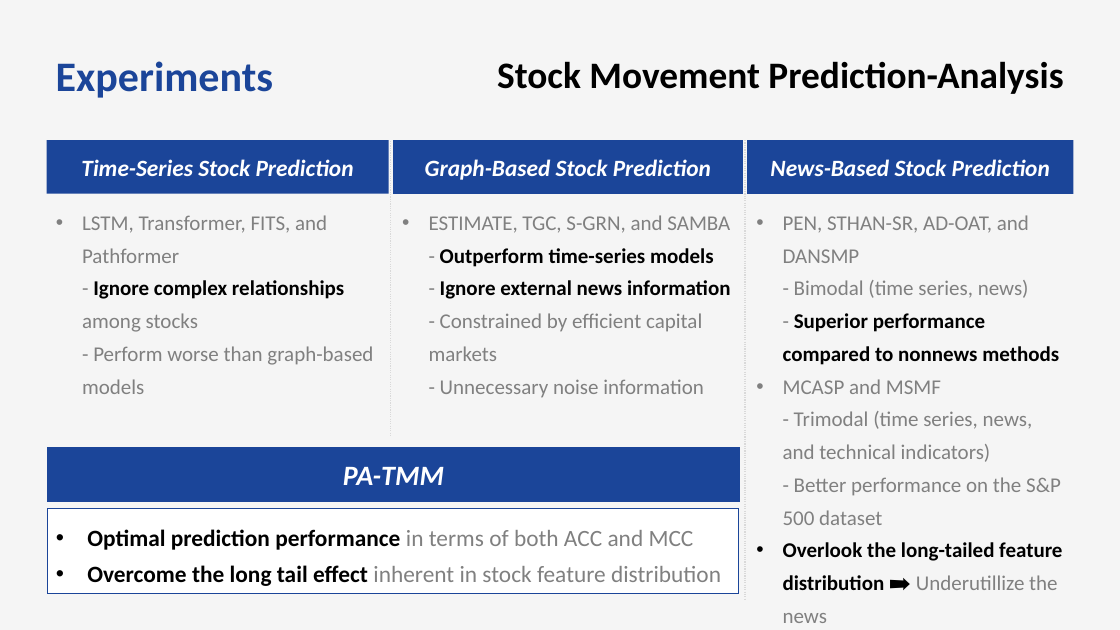
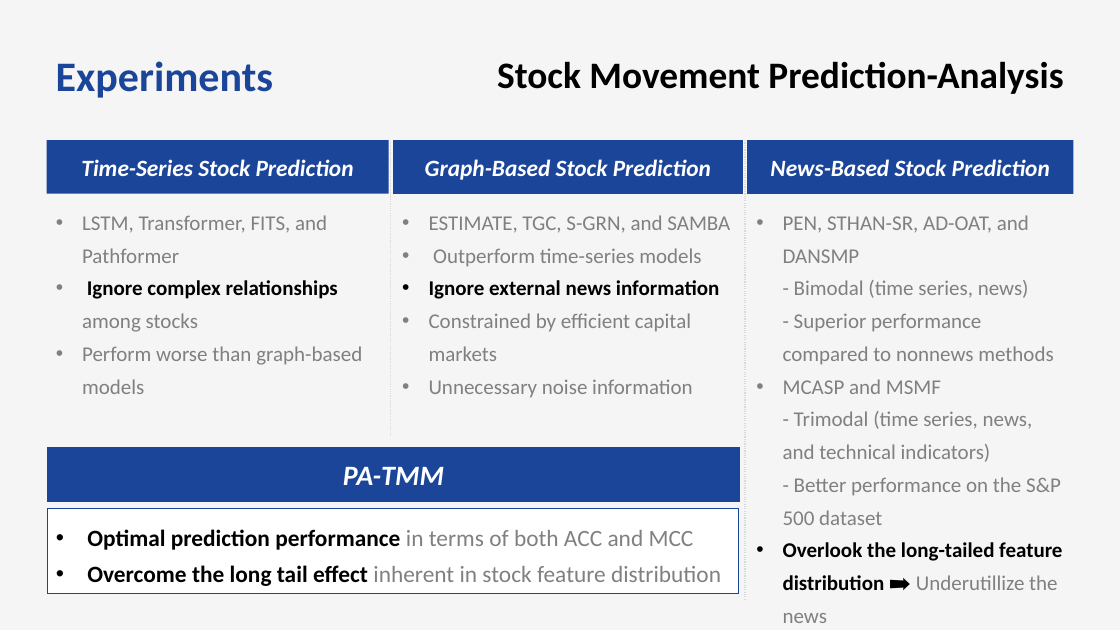
Before and after one commit to bts1991/study, a slide deck: slide 29 of 논문 Review/Others/paper_review.pptx. Drawn at 1120x630 pixels with LibreOffice and Linux fonts; fonts in the diff are those of the drawing. Boxes give left, top, right and bottom in pixels: in the first picture for what was removed or moved away, otherwise in the second. Text is boxed around its words. In the diff, an @@ line names an element or a change of style, - is before the commit and + after.

```diff
--- a/논문 Review/Others/paper_review.pptx
+++ b/논문 Review/Others/paper_review.pptx
@@ text at bbox=[82, 215, 362, 394]: text changed @@
-  • LSTM, Transformer, FITS, and Pathformer
-    - Ignore complex relationships among stocks
-    - Perform worse than graph-based models
+  • LSTM, Transformer, FITS, and Pathformer
+  • Ignore complex relationships among stocks
+  • Perform worse than graph-based models
@@ text at bbox=[429, 215, 730, 398]: text changed @@
-  • ESTIMATE, TGC, S-GRN, and SAMBA
-    - Outperform time-series models
-    - Ignore external news information
-    - Constrained by efficient capital markets
-    - Unnecessary noise information
+  • ESTIMATE, TGC, S-GRN, and SAMBA
+  • Outperform time-series models
+  • Ignore external news information
+  • Constrained by efficient capital markets
+  • Unnecessary noise information
@@ text at bbox=[783, 215, 1053, 365]: text colour #000000 to #808080, bold off in "Superior performance compared to nonnews methods" @@
```
Also in this commit, not shown: 13 other slides changed, 1 other file.
